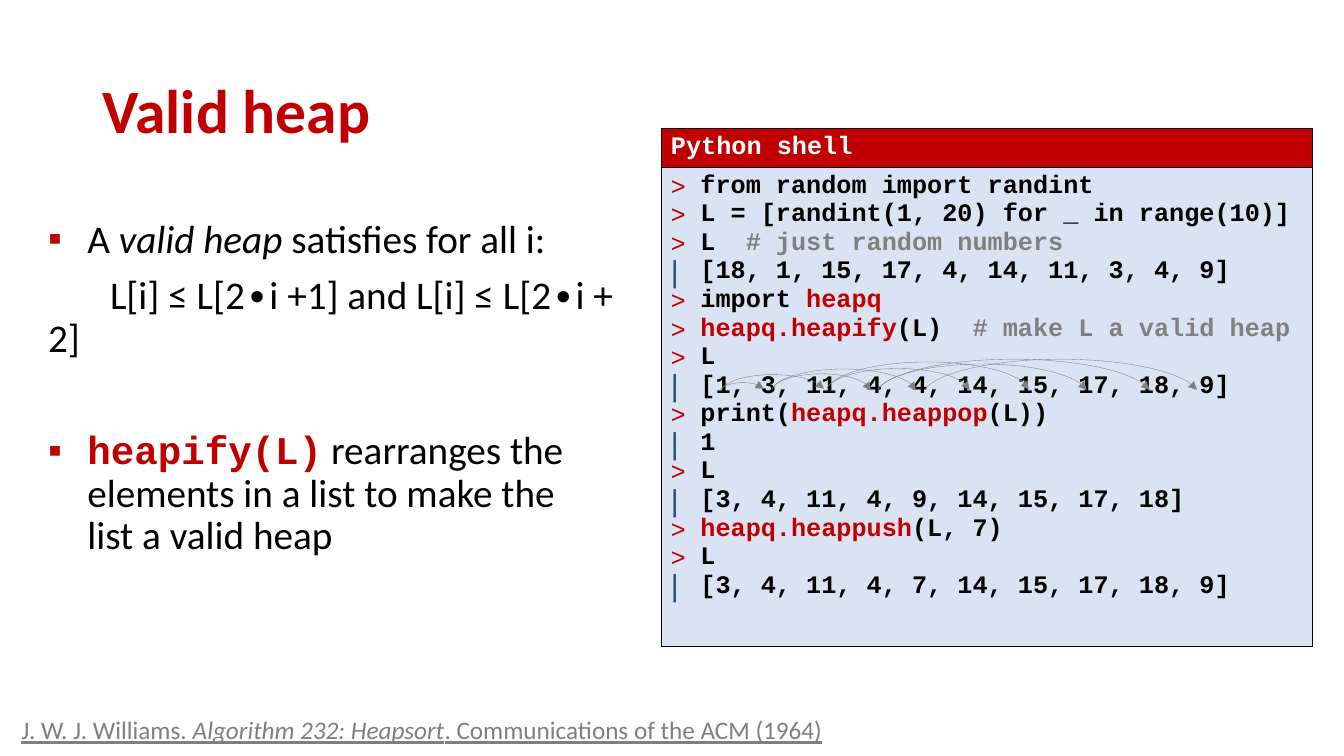
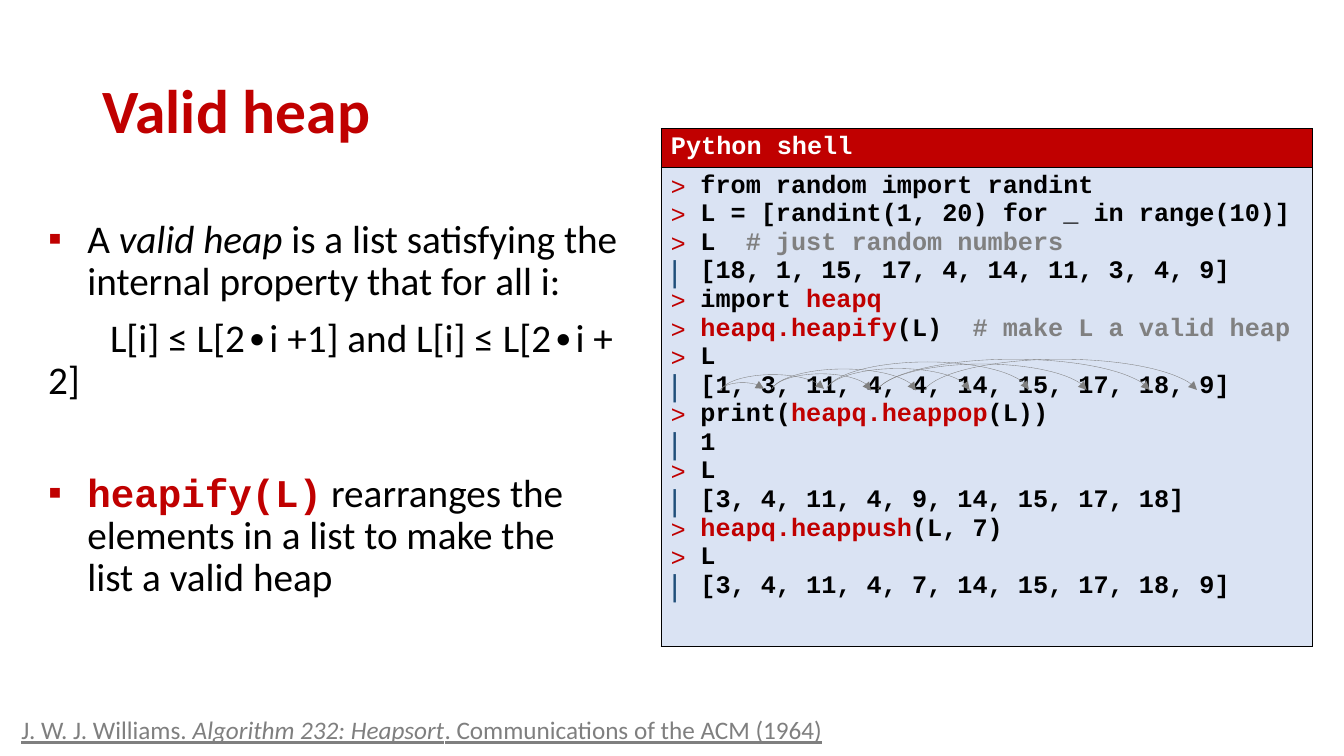
Before and after one commit to gsbrodal/gsbrodal.github.io, a slide deck: slide 19 of ipsa/slides/modules.pptx. Drawn at 1344x756 pixels with LibreOffice and Linux fonts; fonts in the diff are those of the drawing. Boxes give left, top, right and bottom in pixels: in the first picture for what was removed or moved away, otherwise in the second. Text is boxed around its words. In the diff, an @@ line names an element or a change of style, - is before the commit and + after.

```diff
--- a/ipsa/slides/modules.pptx
+++ b/ipsa/slides/modules.pptx
@@ text at [87, 225, 617, 302]: text changed @@
-▪ A valid heap satisfies for all i:
+▪ A valid heap is a list satisfying the internal property that for all i:
```
Also in this commit, not shown: 10 other slides changed, 4 other files.
